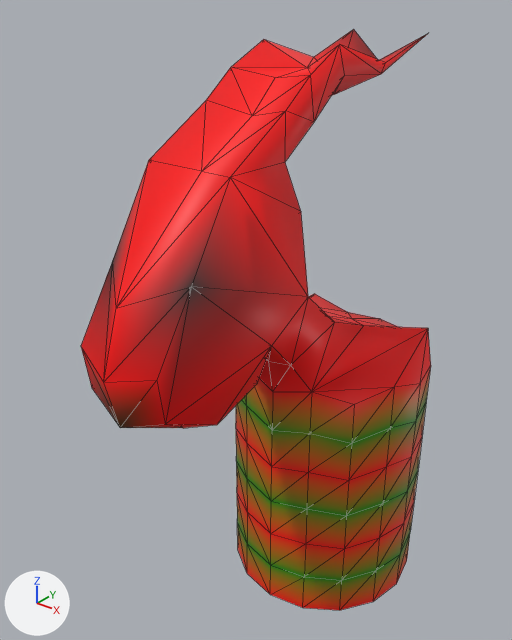
Before and after pictures for a commit that changed the glTF model assets/npc/BasicPractice.glb.
Rendered twice from a 50 mm camera at (1.22, -1.95, 2.17) aimed at (-0.09, -0.31, 1.15). Arrows for +X, +Y and +Z are at lower left; the lights stay in place. The picture after the commit comes second. Mesh edges are drawn as thin lines.
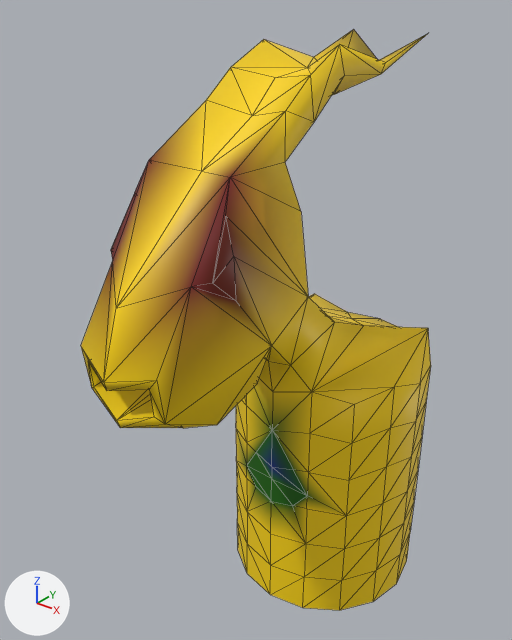
Commit message: Add detail

Pixel boxes [x1, y1, x2, y2] of what changed, in the pictures (512 x 640 px):
part 1 of me_cylinder, built on
    before: [81, 177, 308, 428]
    after: [81, 163, 308, 428]
part 2 of me_cylinder, reshaped
    both: [236, 405, 349, 544]
part 3 of me_cylinder, recoloured (red to yellow)
    both: [81, 29, 431, 610]

Edits to the bpy script that builds the scene:
```text
Change me_cylinder:
    used by ob_cylinder; location = (0.0, 0.0, 0.0)
    remove me_cylinder.from_pydata(...)  # 175 vertices, 332 faces; spans x -0.36..0.36, y -1.02..0.37, z 0.0..2.01
    add me_cylinder.from_pydata(...)  # 210 vertices, 398 faces; spans x -0.36..0.36, y -1.02..0.37, z 0.0..2.01
    me_cylinder part 1
    8 faces are deleted
    1 vertex moves from x 0.0, y -0.45, z 1.49 to x 0.0, y -0.38, z 1.52
    28 vertices are added at x -0.18..0.18, y -1.01..-0.22, z 1.1..1.66
    60 new faces join them
    me_cylinder part 2
    16 faces are deleted
    7 vertices are added at x -0.14..0.14, y -0.34..-0.31, z 0.48..0.63
    30 new faces join them
    me_cylinder part 3: 308 kept faces spanning x -0.36..0.36, y -1.02..0.37, z 0.0..2.01 get new vertex colours
```
